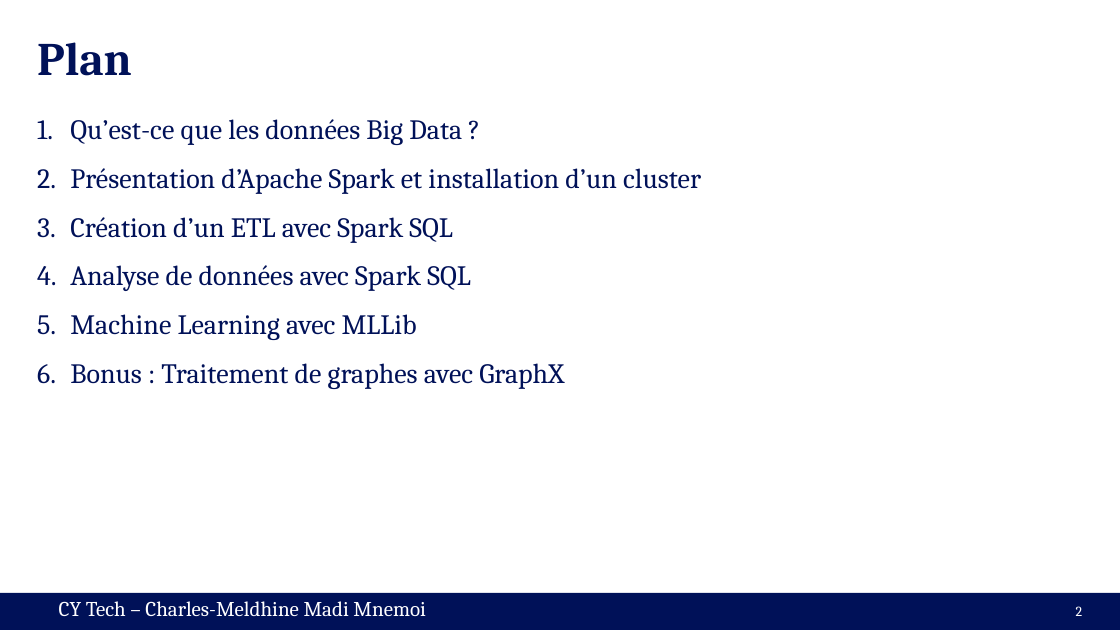
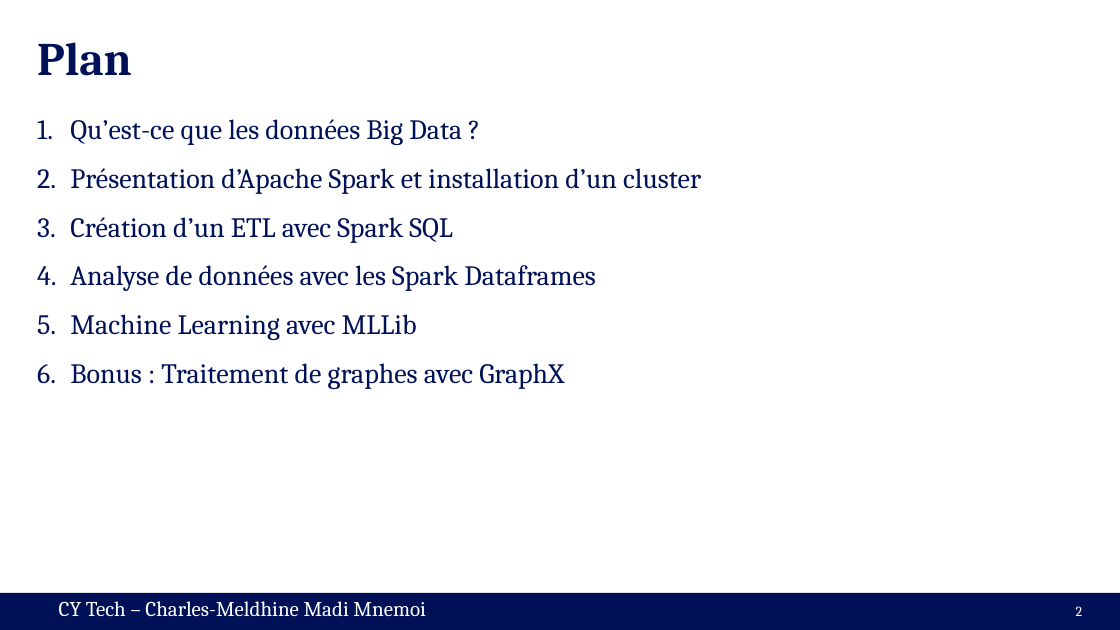
Before and after one commit to cmnemoi/cytech_sparks, a slide deck: slide 2 of presentation.pptx. Drawn at 1120x630 pixels with LibreOffice and Linux fonts; fonts in the diff are those of the drawing. Boxes give left, top, right and bottom in pixels: in the first picture for what was removed or moved away, otherwise in the second. Text is boxed around its words. In the diff, an @@ line names an element or a change of style, - is before the commit and + after.

```diff
--- a/presentation.pptx
+++ b/presentation.pptx
@@ text at (70,265,596,291): text changed @@
-4. Analyse de données avec Spark SQL
+4. Analyse de données avec les Spark Dataframes
```
Also in this commit, not shown: 1 other slide changed, 3 slides added.
